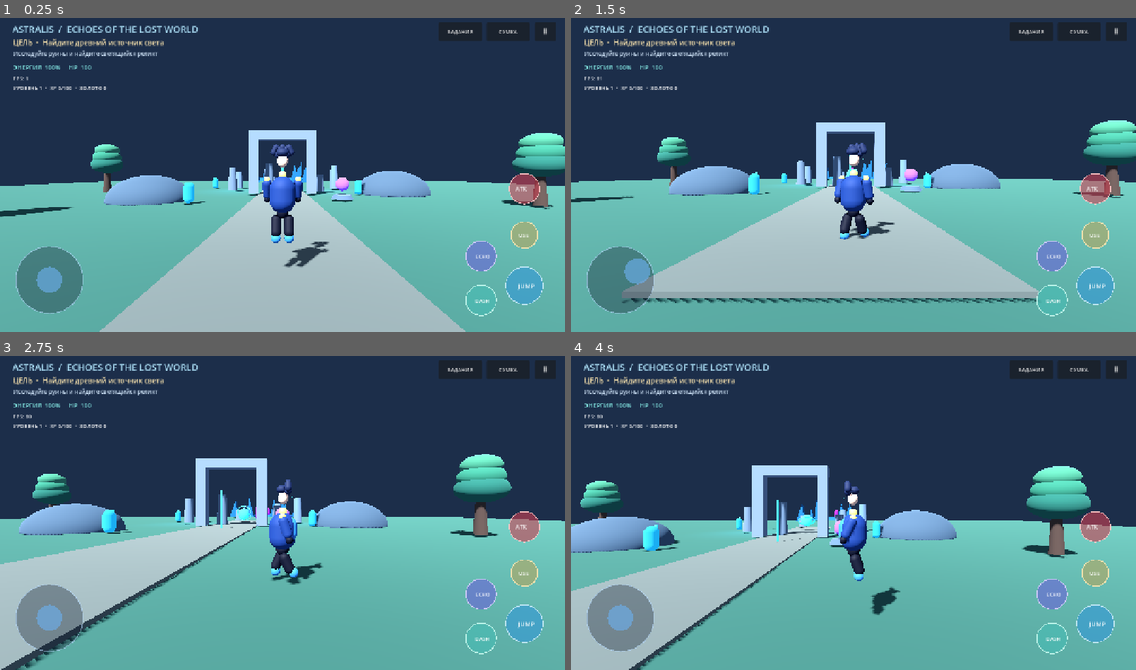
Above: before the commit, frames 1-4 (two rows, left to right).
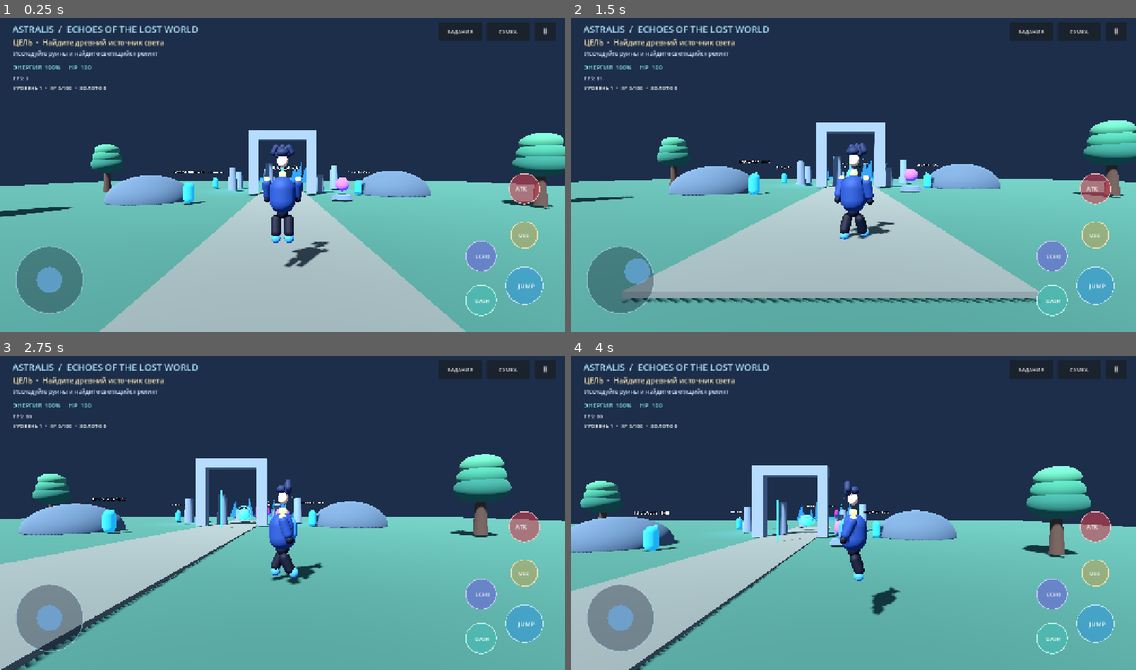
Above: after the commit, the same moments.

Repository: Phantom220-hub/ASTRALIS-RPG
Game: Godot game, scene res://scenes/main/Main.tscn
Same seed, same stepped clock (60 frames per second), same inputs: the game is played once before the commit and once after it.
Inputs (mouse positions are in pixels of both pictures, inside the frame that each line leads up to):
- Up to frame 1 (0.25 s): no input
- Up to frame 2 (1.5 s): tap Enter (ui_accept) at 0.5 s; drag from (853, 171) to (910, 102) at 0.52 s; drag from (740, 187) to (825, 237) at 1.27 s
- Up to frame 3 (2.75 s): move the mouse to (339, 440) at 2.02 s; hold D (move_right) from 2.03 s (still down); tap E (interact) at 2.1 s
- Up to frame 4 (4 s): release D (move_right) at 2.75 s; drag from (825, 575) to (684, 462) at 2.77 s; move the mouse to (1023, 560) at 3.52 s; hold A (move_left) from 3.53 s (still down); tap E (interact) at 3.6 s; tap Enter (ui_accept) at 3.77 s

The runs differ from the first frame. In frame 1, less than 0.1% of the frame differs, in the area x 30-66%, y 47-50%; in frame 2, less than 0.1%; in frame 3, less than 0.1%; in frame 4, 0.1%, in the area x 11-57%, y 47-51%.
Error before the commit: Invalid call. Nonexistent function 'add_theme_font_size_override' in base 'Label3D'. (res://scripts/combat/hostile_creature.gd:58)

Commit message:
Fix Label3D font sizing for Godot

Diff:
--- a/scripts/combat/hostile_creature.gd
+++ b/scripts/combat/hostile_creature.gd
@@ -55,7 +55,7 @@
 	_bar.billboard = BaseMaterial3D.BILLBOARD_ENABLED
 	_bar.font_size = 32
 	_bar.pixel_size = 0.006
-	_bar.add_theme_font_size_override("font_size", 14 if boss_mode else 11)
+	_bar.font_size = 64 if boss_mode else 42
 	add_child(_bar)
 
 func _physics_process(delta: float) -> void:
